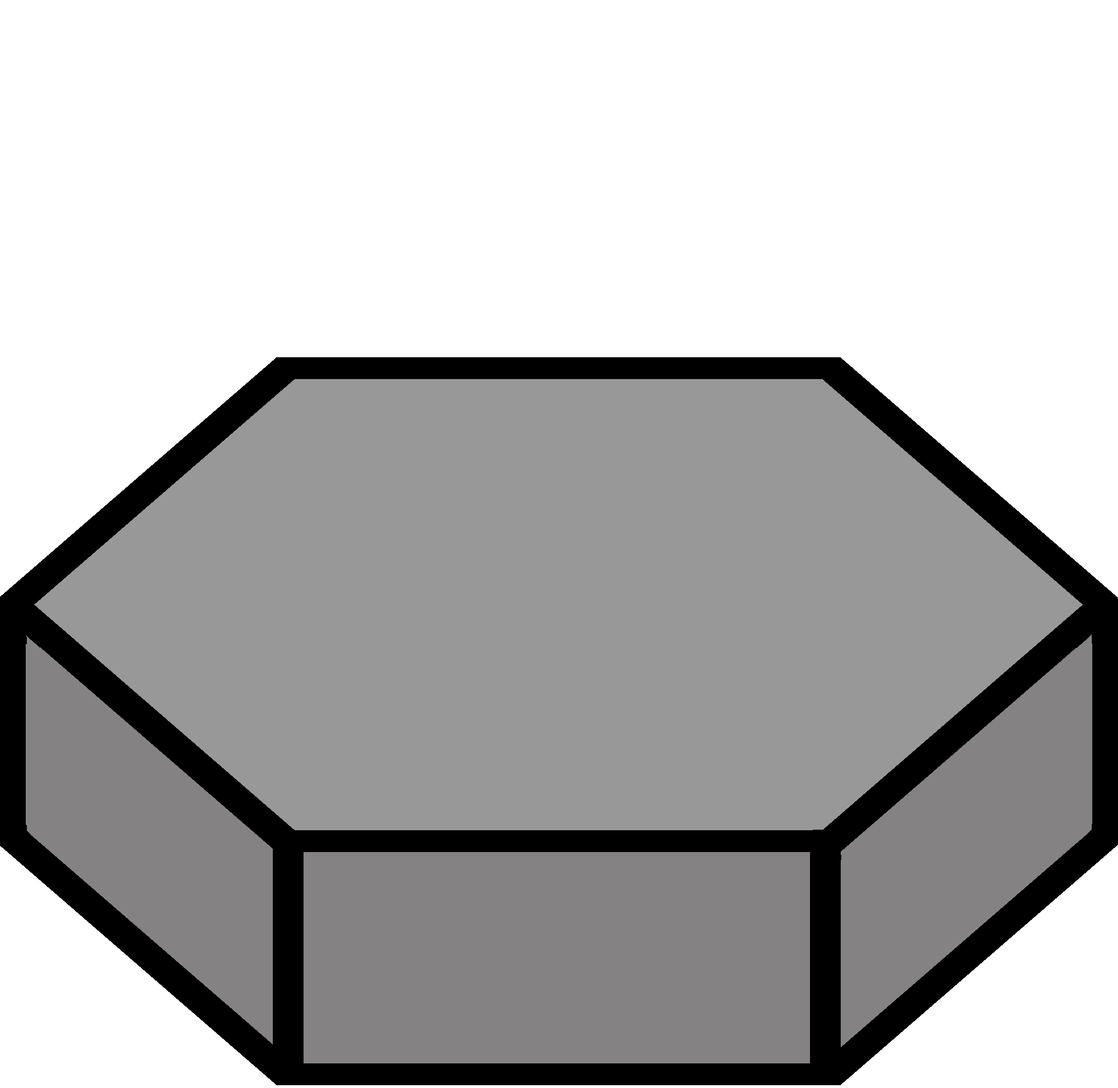
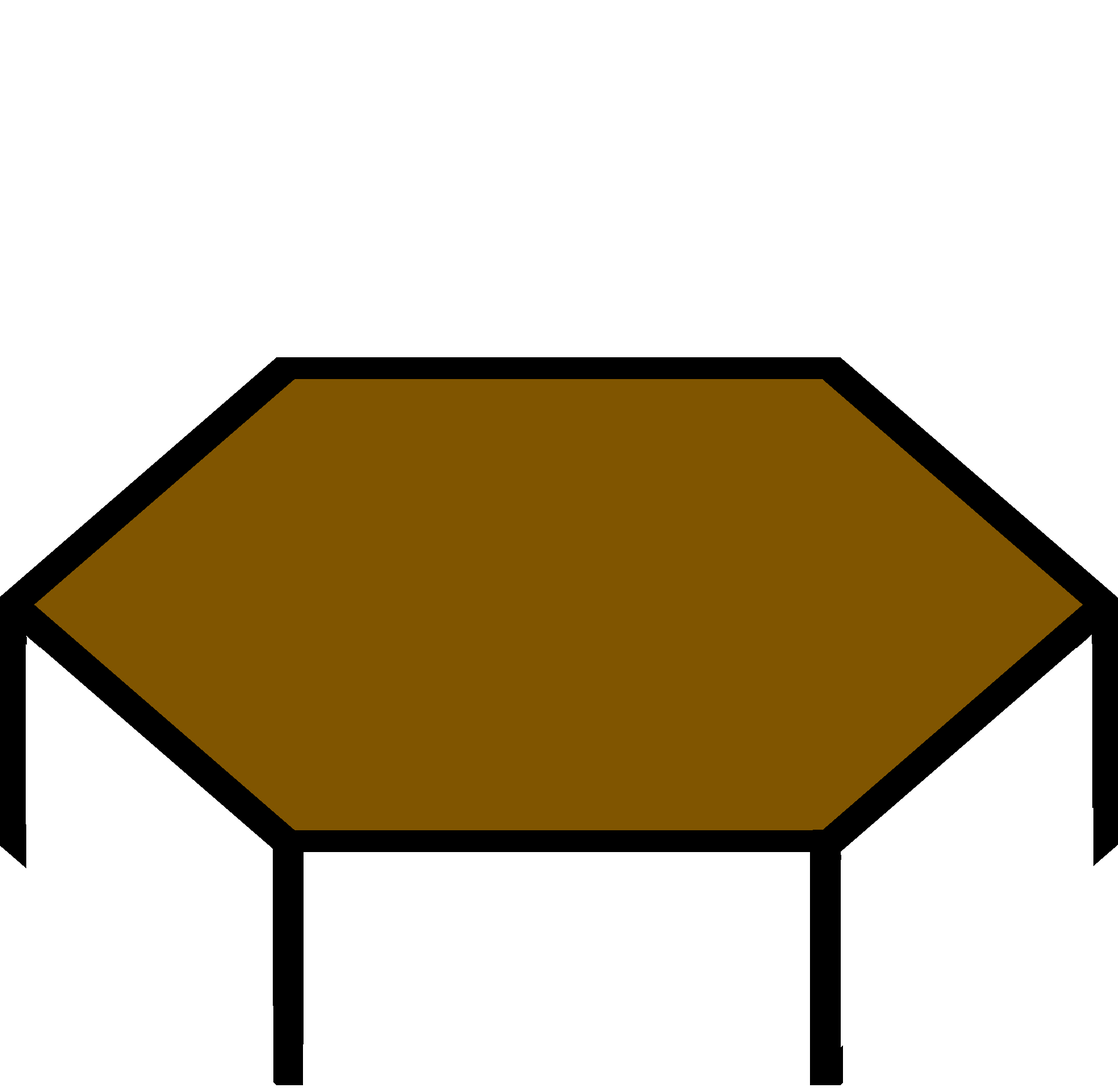
Two versions of the same layered image (w=1118, h=1088). Layer-by-layer changes:
added layer "tile4" above "tile3" over bbox(25, 378, 1094, 1085)
hid "tile2" over bbox(25, 378, 1094, 1085)
